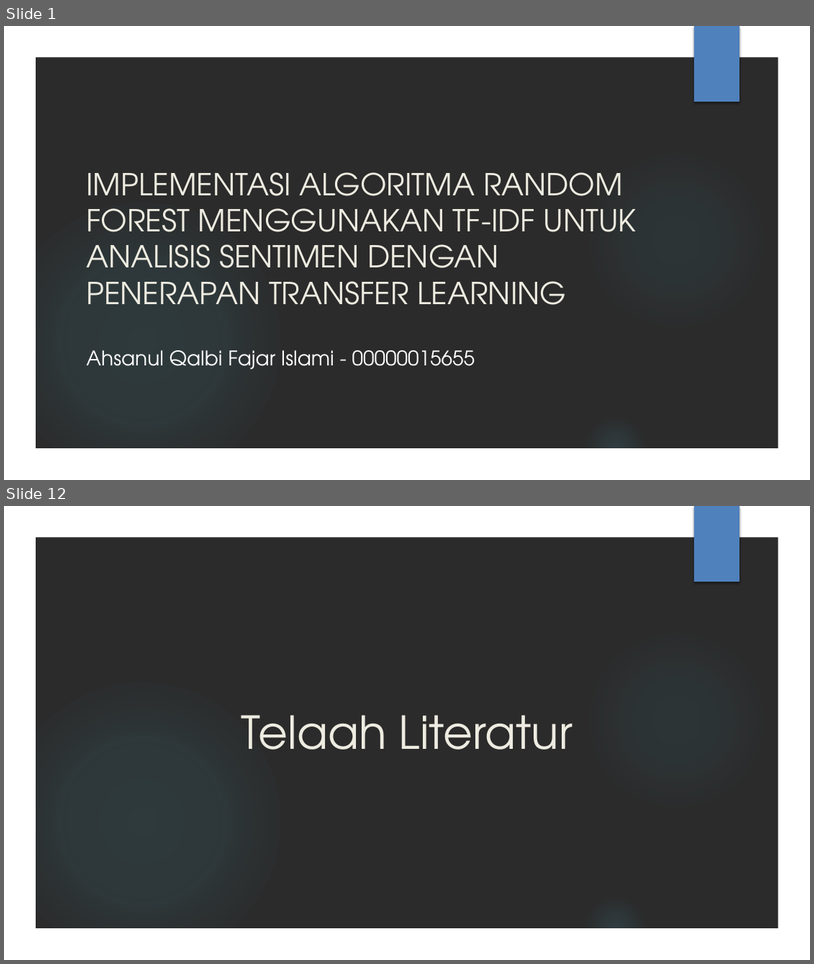
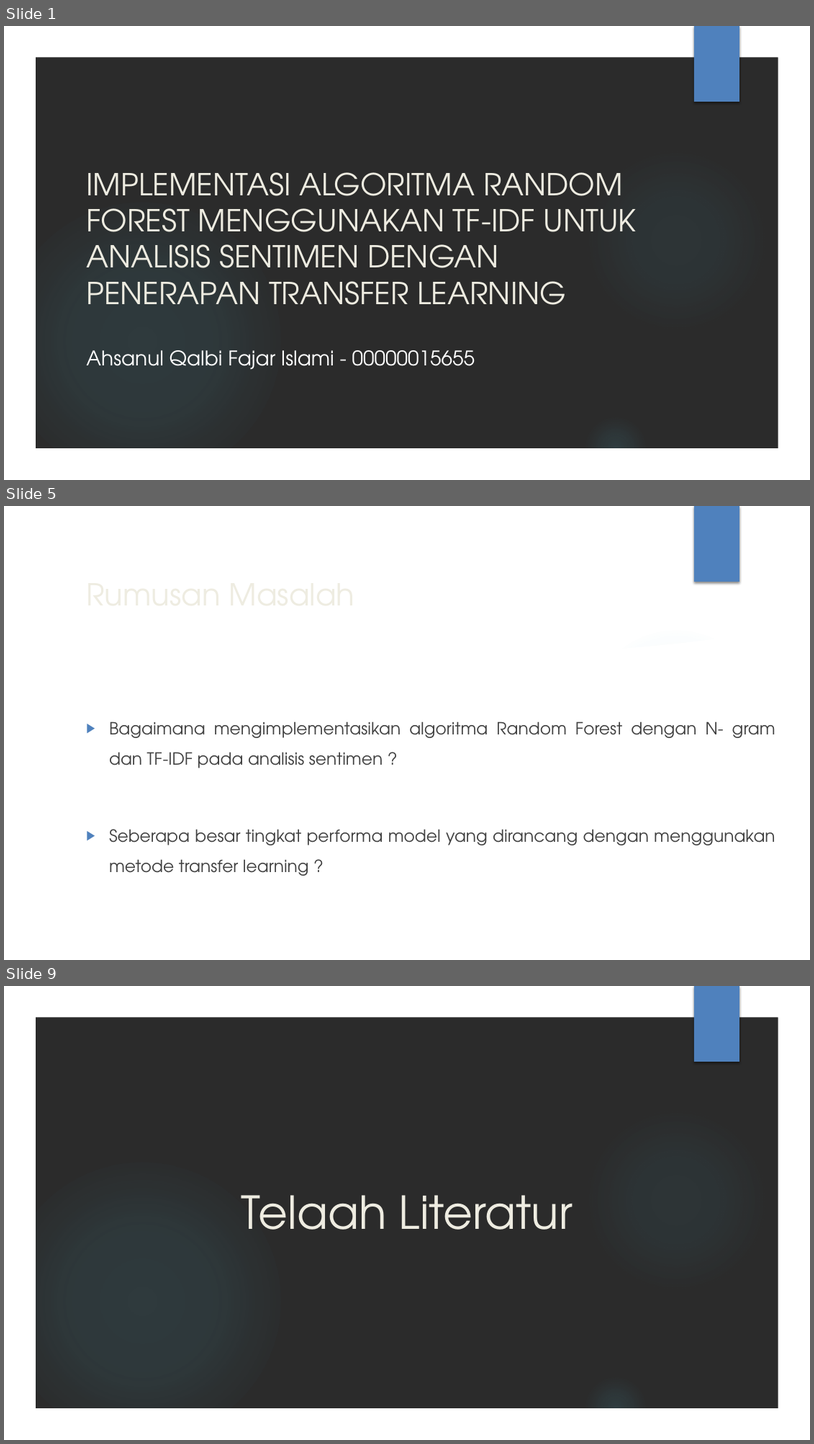
Before and after one commit to AhsanulQalbi/skripsiAnaconda, a slide deck: Laporan ppt/PPT SIDANG.pptx. Shown one above the other, each under a label of ours: slides 1 and 12 before the commit, slides 1, 5 and 9 after it; the slides between them are not shown. The pictures are 814x964 and 814x1444 pixels, drawn with LibreOffice and Linux fonts; fonts in the diff are those of the drawing; background and template pictures are left out; a plain dark background stands for a picture behind light text. Boxes give left, top, right and bottom in pixels: in the first picture for what was removed or moved away, otherwise in the second. Text is boxed around its words. In the diff, an @@ line names an element or a change of style, - is before the commit and + after.

```diff
--- a/Laporan ppt/PPT SIDANG.pptx
+++ b/Laporan ppt/PPT SIDANG.pptx
@@ slide 5 added at <box>4,506,810,960</box>, background picture (left out); not listed: 5 template elements that a slide beside it also shows @@
@@ title added at <box>80,570,664,617</box>, 36 pt, text #EEECE1 @@
+Rumusan Masalah
@@ freeform shape added at <box>565,607,785,672</box>, fill #FFFFFF at 20% opacity @@
@@ freeform shape added at <box>34,629,780,929</box>, fill #FFFFFF @@
@@ text added at <box>109,721,776,875</box>, 20 pt, text #404040 @@
+▶ Bagaimana mengimplementasikan algoritma Random Forest dengan N- gram dan TF-IDF pada analisis sentimen ?
+▶ Seberapa besar tingkat performa model yang dirancang dengan menggunakan metode transfer learning ?
@@ what was slide 12 is now slide 9 @@
```
Also in this commit, not shown: 9 slides changed, 18 other slides added, 22 slides removed, 1 other file.
